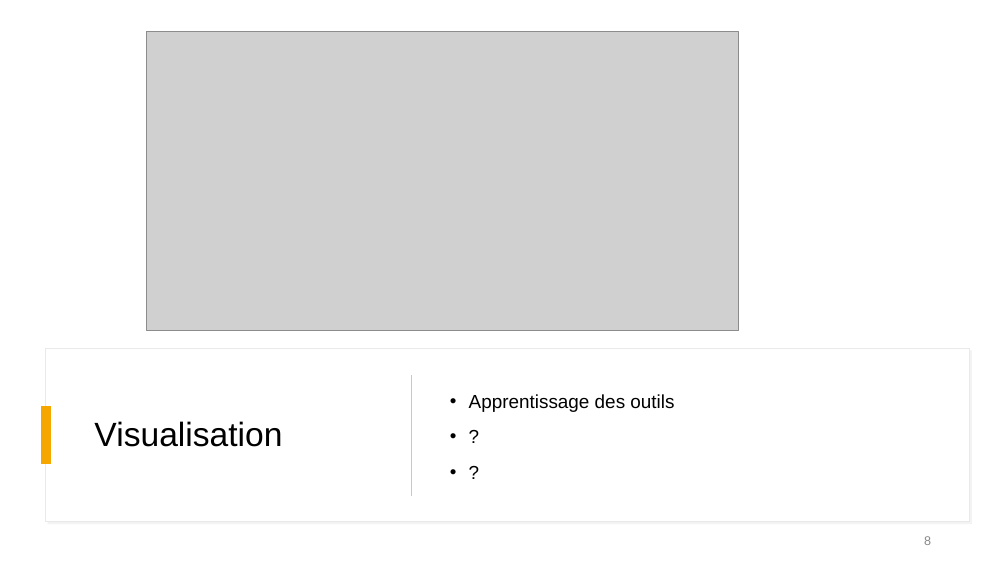
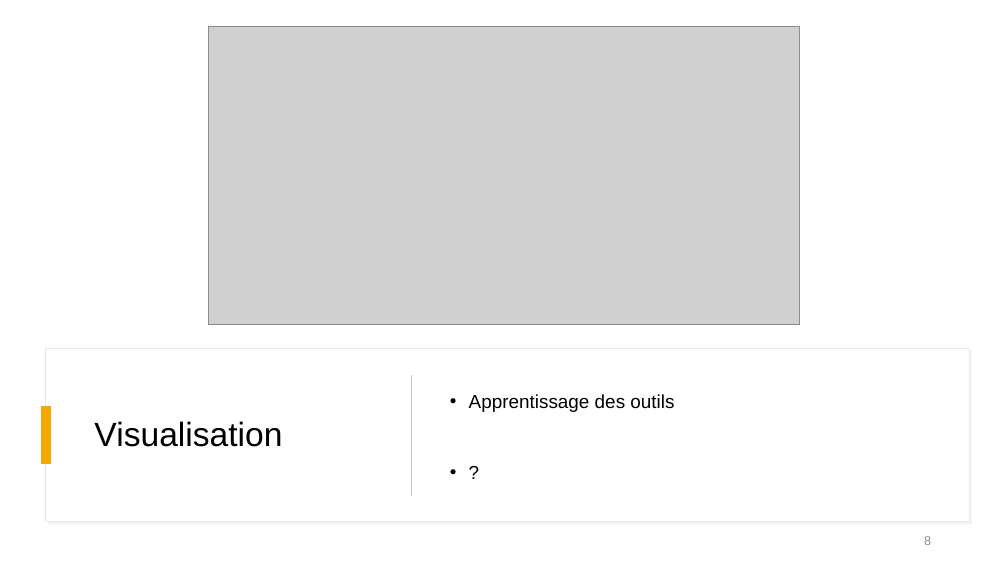
Before and after one commit to M-REEK/Avalanches, a slide deck: slide 8 of Presentation Oral/prez.odp. Drawn at 1008x567 pixels with LibreOffice and Linux fonts; fonts in the diff are those of the drawing; grey boxes stand for pictures. Boxes give left, top, right and bottom in pixels: in the first picture for what was removed or moved away, otherwise in the second. Text is boxed around its words. In the diff, an @@ line names an element or a change of style, - is before the commit and + after.

```diff
--- a/Presentation Oral/prez.odp
+++ b/Presentation Oral/prez.odp
@@ picture: place and size @@
-picture at [147,32,739,330]
+picture at [208,26,800,324]
@@ text at [469,394,674,412]: paragraph removed @@
-• ?
```
Also in this commit, not shown: 5 other slides changed, 2 other files.
